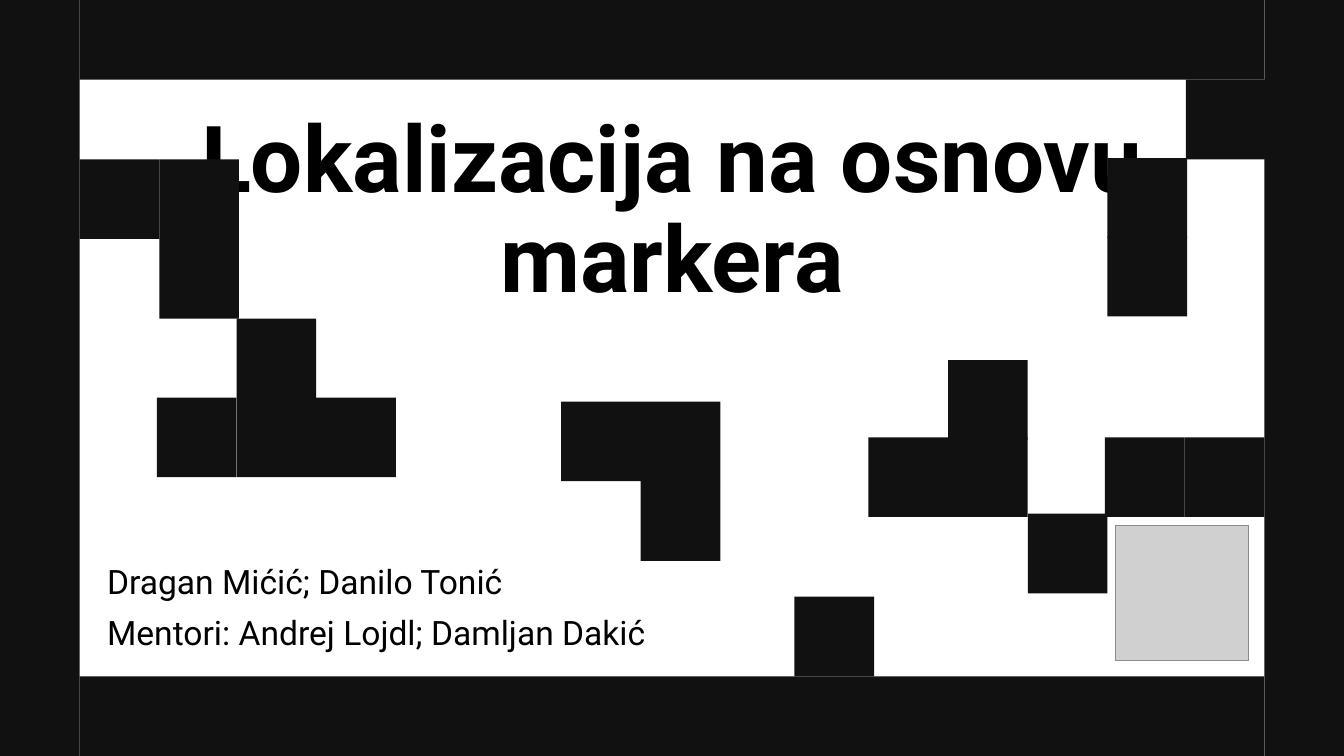
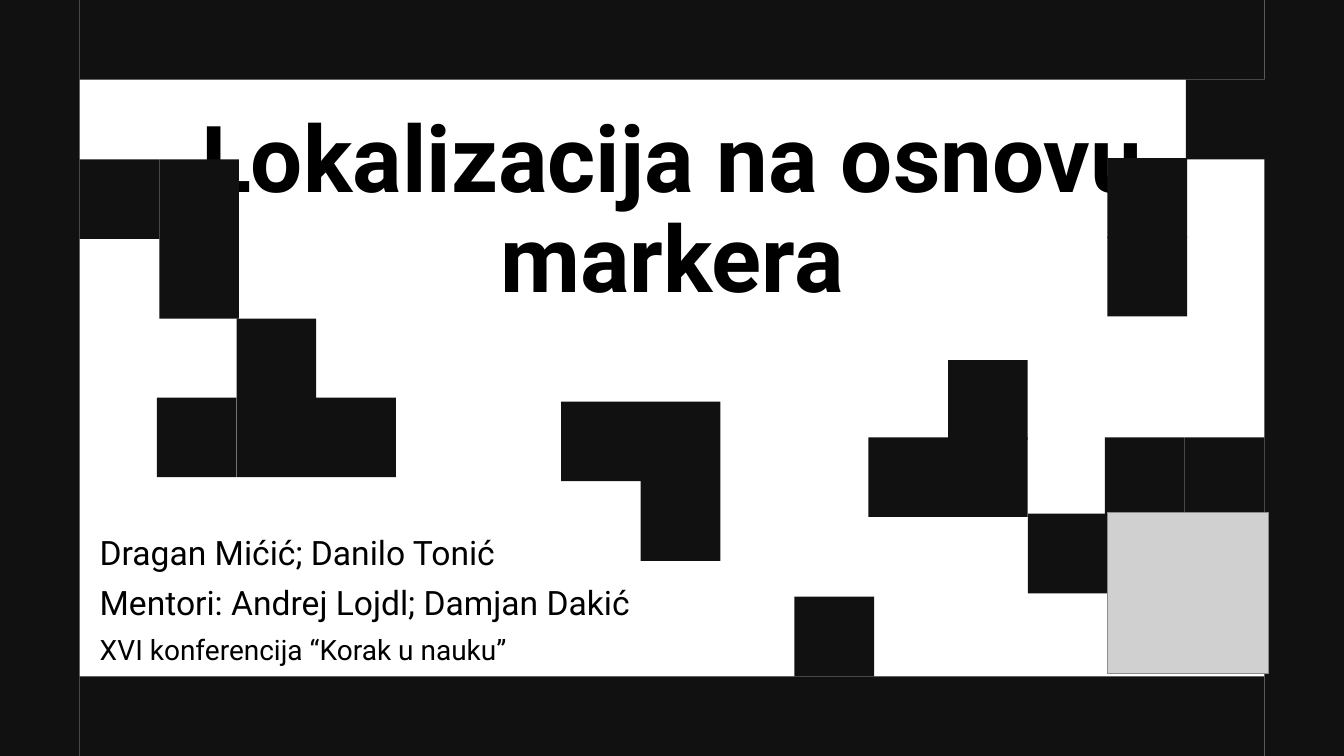
Before and after one commit to aliun/Markeri, a slide deck: slide 1 of Poster i prezentacija/Lokalizacija na osnovu markera.pptx. Drawn at 1344x756 pixels with LibreOffice and Linux fonts; fonts in the diff are those of the drawing; grey boxes stand for pictures. Boxes give left, top, right and bottom in pixels: in the first picture for what was removed or moved away, otherwise in the second. Text is boxed around its words. In the diff, an @@ line names an element or a change of style, - is before the commit and + after.

```diff
--- a/Poster i prezentacija/Lokalizacija na osnovu markera.pptx
+++ b/Poster i prezentacija/Lokalizacija na osnovu markera.pptx
@@ subtitle "Dragan Mićić; Danilo Tonić": place and size @@
-subtitle "Dragan Mićić; Danilo Tonić" at [107, 568, 645, 652]
+subtitle "Dragan Mićić; Danilo Tonić" at [100, 539, 630, 666]
@@ picture: place and size @@
-picture at [1116, 526, 1249, 661]
+picture at [1108, 513, 1269, 675]
@@ subtitle at [100, 589, 630, 666]: text changed @@
-Mentori: Andrej Lojdl; Damljan Dakić
+Mentori: Andrej Lojdl; Damjan Dakić
+XVI konferencija “Korak u nauku”
```
Also in this commit, not shown: 7 other slides changed, 4 slides added, 2 slides removed, 7 other files.
